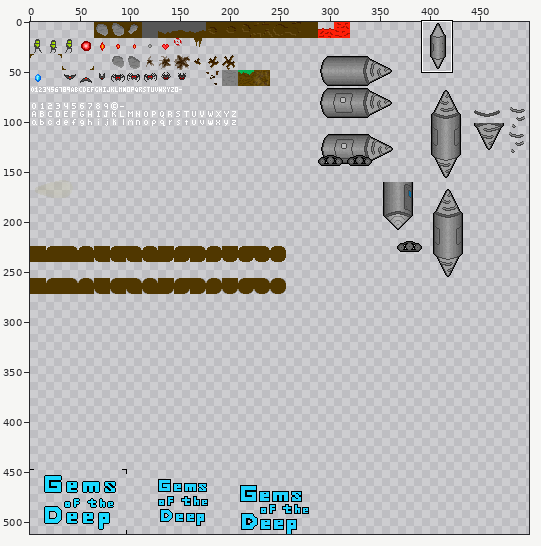
Sprite sheet: src/res/atlas.png. Above, an overview of the earlier version with the close-up marked.
Close-up. First the earlier version:
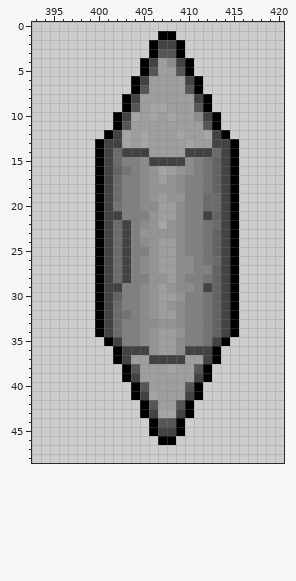
The file is 512x512 pixels. Pixels under 10% opacity are left out. Colours within 5 levels of each other are drawn and written as one. Shown: x 393..420, y 0..48. The wide view leaves out empty margins.
After:
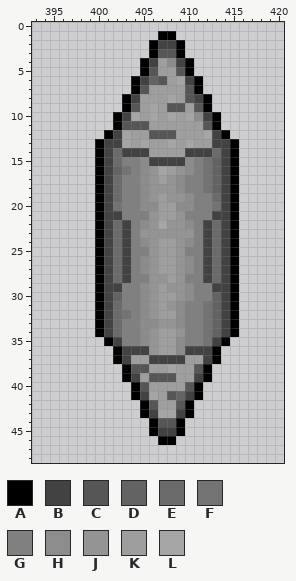
Palette (. is transparent): A #000000  B #424242  C #565656  D #636363  E #6b6b6b  F #737373  G #808080  H #8c8c8c  J #949494  K #9e9e9e  L #a5a5a5
The exact change:
Colour B replaces colour D in row 21 at x 413; in row 29 at x 413.
Colour B replaces colour F in rows 22 to 26 at x 412; in row 28 at x 412.
Colour B replaces colour G in row 27 at x 412.
Colour C replaces colour K in row 6 at x 407; in row 8 at x 410; in row 9 at x 408 to 409; in row 11 at x 404 to 405; in row 12 at x 406 to 408; in row 38 at x 405.
Colour C replaces colour K in row 39 at x 406 to 408; in row 41 at x 408.
Colour D replaces colour K in row 6 at x 406; in row 41 at x 409.
Colour E replaces colour D in rows 23 to 25 at x 413; in rows 27 to 28 at x 413.
Colour F replaces colour E in row 20 at x 413.
Colour G replaces colour B in row 21 at x 412; in row 29 at x 412.
Colour G replaces colour E in rows 19 to 20 at x 412.
Colour G replaces colour F in row 30 at x 412.
Colour H replaces colour G in rows 19 to 20 at x 410; in row 22 at x 410; in row 24 at x 410; in row 30 at x 410.
Colour J replaces colour G in row 23 at x 410.
Colour J replaces colour H in rows 21 to 29 at x 409.
Colour K replaces colour L in row 9 at x 407; in row 12 at x 405 and 409.
Colour L replaces colour K in row 6 at x 409; in row 8 at x 408; in row 10 at x 410; in row 13 at x 408.
Pixel boxes of the changes (left, top, right, bottom) in both close-ups:
changed: (131, 76, 194, 148)
changed: (176, 193, 221, 301)
changed: (140, 364, 185, 400)
